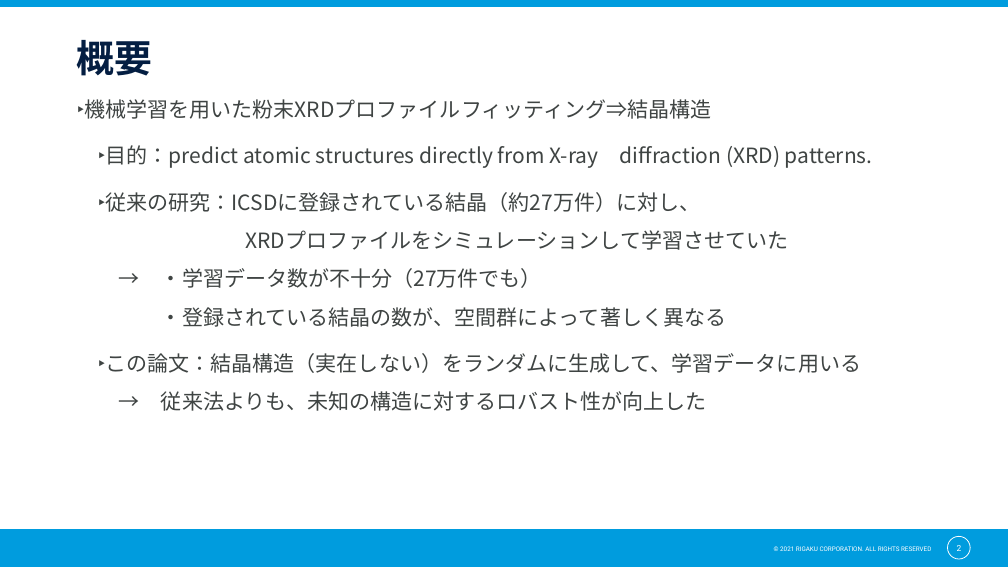
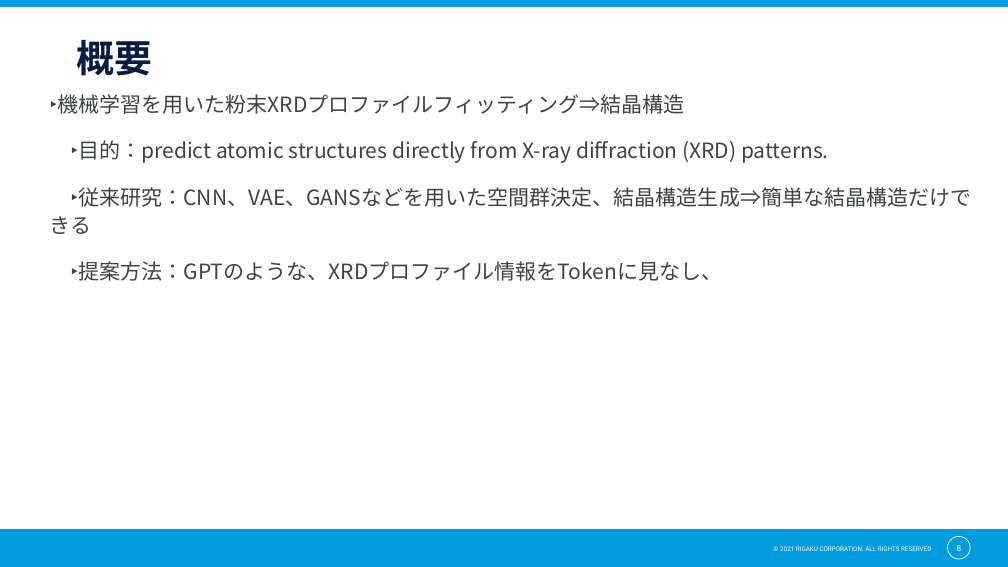
Before and after one commit to Byn11/paper, a slide deck: slide 8 of 論文レビュー_20260126.pptx (slide 2 before the commit). Drawn at 1008x567 pixels with LibreOffice and Linux fonts; fonts in the diff are those of the drawing; background and template pictures are left out. Boxes give left, top, right and bottom in pixels: in the first picture for what was removed or moved away, otherwise in the second. Text is boxed around its words. In the diff, an @@ line names an element or a change of style, - is before the commit and + after.

```diff
--- a/論文レビュー_20260126.pptx
+++ b/論文レビュー_20260126.pptx
@@ text "‣機械学習を用いた粉末XRDプロファイルフィッティング⇒結晶構造" moved from (x1=77, y1=99, x2=873, y2=411) to (x1=50, y1=94, x2=972, y2=281) @@
@@ text at (x1=50, y1=187, x2=972, y2=281): text changed @@
-‣従来の研究：ICSDに登録されている結晶（約27万件）に対し、
-XRDプロファイルをシミュレーションして学習させていた
-→ ・学習データ数が不十分（27万件でも）
-・登録されている結晶の数が、空間群によって著しく異なる
-‣この論文：結晶構造（実在しない）をランダムに生成して、学習データに用いる
-→ 従来法よりも、未知の構造に対するロバスト性が向上した
+‣従来研究：CNN、VAE、GANSなどを用いた空間群決定、結晶構造生成⇒簡単な結晶構造だけできる
+‣提案方法：GPTのような、XRDプロファイル情報をTokenに見なし、
```
Also in this commit, not shown: 7 slides added, 2 other files.
